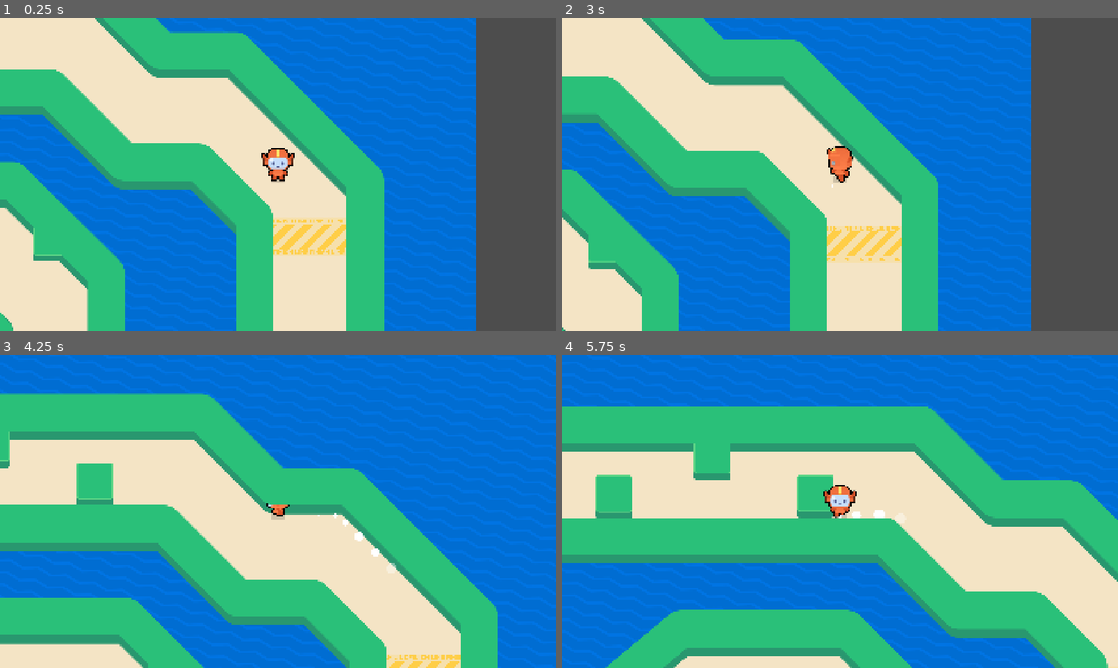
Above: before the commit, frames 1-4 (two rows, left to right).
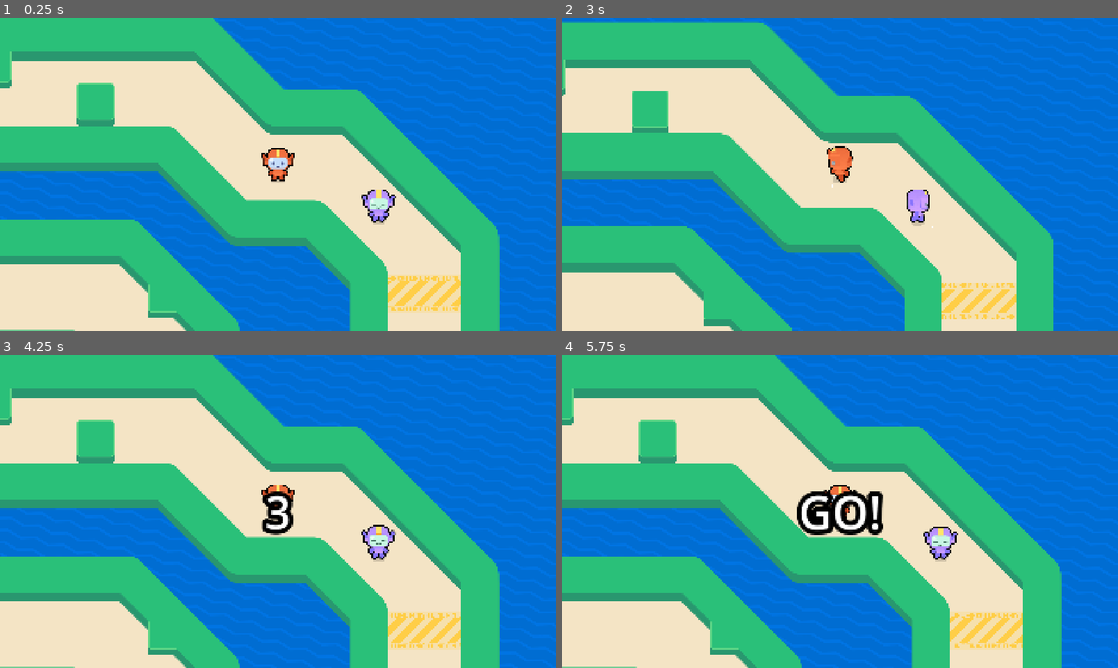
Above: after the commit, the same moments.

Repository: vilu350/M9-Top-Down-Movement
Game: Godot game, scene res://lessons/game.tscn
The game is run twice, just before and just after one commit, with the same random seed, the same clock (stepped at 60 frames per second) and the same inputs. The project has no main scene, so this scene is started directly.
Inputs (mouse positions are in pixels of both pictures, inside the frame that each line leads up to):
- Up to frame 1 (0.25 s): no input
- Up to frame 2 (3 s): tap Enter at 0.5 s; move the mouse to (962, 158) at 0.52 s; hold Right (move_right) 0.53-1.28 s; tap Z every 0.75 s from 0.6 to 2.85 s; click (962, 158) at 0.67 s; tap Space at 0.77, 1.52 s; move the mouse to (728, 190) at 1.27 s; hold Down (move_down) 1.28-2.03 s; click (728, 190) at 1.42 s; move the mouse to (895, 105) at 2.02 s; hold Right (move_right) 2.03-2.78 s; click (895, 105) at 2.17 s; move the mouse to (812, 237) at 2.77 s; hold Up (move_up) from 2.78 s (still down); click (812, 237) at 2.92 s
- Up to frame 3 (4.25 s): tap Space at 3.02, 3.77 s; move the mouse to (444, 558) at 3.52 s; release Up (move_up) at 3.53 s; hold Left (move_left) from 3.53 s (still down); tap Z at 3.6 s; click (444, 558) at 3.67 s
- Up to frame 4 (5.75 s): move the mouse to (673, 464) at 4.27 s; tap Z at 4.35, 5.1 s; click (673, 464) at 4.42 s; tap Space at 4.52 s; move the mouse to (867, 511) at 5.02 s; release Left (move_left) at 5.03 s; hold Down (move_down) from 5.03 s (still down); click (867, 511) at 5.17 s

The runs differ from the first frame. In frame 1, 59% of the frame differs, in the area x 0-100%, y 0-100%; in frame 2, 59%; in frame 3, 56%; in frame 4, 64%.

Commit message:
Finished M9L13

Diff:
--- a/lessons/bouncer.gd
+++ b/lessons/bouncer.gd
@@ -7,11 +7,19 @@
 
 @onready var _runner_visual: RunnerVisual = %RunnerVisualPurple
 @onready var _dust: GPUParticles2D = %Dust
+@onready var _hit_box: Area2D = %HitBox
+
+
+func _ready() -> void:
+	_hit_box.body_entered.connect(func(body: Node) -> void:
+		if body is Runner:
+			get_tree().reload_current_scene.call_deferred()
+	)
 
 
 func _physics_process(delta: float) -> void:
-	var direction := global_position.direction_to(get_global_mouse_position())
-	var distance := global_position.distance_to(get_global_mouse_position())
+	var direction := global_position.direction_to(get_global_player_position())
+	var distance := global_position.distance_to(get_global_player_position())
 	var speed := max_speed if distance > 100 else max_speed * distance / 100
 	var desired_velocity := direction * speed
 	velocity = velocity.move_toward(desired_velocity, acceleration * delta)
@@ -30,3 +38,7 @@
 	else:
 		_runner_visual.animation_name = RunnerVisual.Animations.IDLE
 		_dust.emitting = false
+
+
+func get_global_player_position() -> Vector2:
+	return get_tree().root.get_node("Game/Runner").global_position
--- a/lessons/bouncer.tscn
+++ b/lessons/bouncer.tscn
@@ -40,6 +40,9 @@
 [sub_resource type="ViewportTexture" id="ViewportTexture_cl8lt"]
 viewport_path = NodePath("SubViewport")
 
+[sub_resource type="CircleShape2D" id="CircleShape2D_o17vw"]
+radius = 38.0
+
 [node name="Bouncer" type="CharacterBody2D"]
 motion_mode = 1
 script = ExtResource("1_o17vw")
@@ -74,3 +77,10 @@
 material = SubResource("ShaderMaterial_x5rx3")
 position = Vector2(0, -55)
 texture = SubResource("ViewportTexture_cl8lt")
+
+[node name="HitBox" type="Area2D" parent="."]
+unique_name_in_owner = true
+
+[node name="CollisionShape2D" type="CollisionShape2D" parent="HitBox"]
+position = Vector2(0, -25)
+shape = SubResource("CircleShape2D_o17vw")
--- a/lessons/game.gd
+++ b/lessons/game.gd
@@ -1,8 +1,9 @@
 extends Node2D
 
 @onready var _finish_line: FinishLine = %FinishLine
+@onready var _count_down: CountDown = %CountDown
 @onready var _runner: Runner = %Runner
-@onready var _count_down: CountDown = %CountDown
+@onready var _bouncer: CharacterBody2D = %Bouncer
 
 
 func _ready() -> void:
@@ -31,3 +32,9 @@
 		func() -> void:
 			_runner.set_physics_process(true)
 	)
+
+	_bouncer.set_physics_process(false)
+	_count_down.counting_finished.connect(
+		func() -> void:
+			_bouncer.set_physics_process(true)
+	)
--- a/lessons/game.tscn
+++ b/lessons/game.tscn
@@ -1,9 +1,10 @@
-[gd_scene load_steps=10 format=3 uid="uid://c62bk8cggi6yq"]
+[gd_scene load_steps=11 format=3 uid="uid://c62bk8cggi6yq"]
 
 [ext_resource type="Script" uid="uid://b3ch6il2xt8bb" path="res://lessons/game.gd" id="1_48faf"]
 [ext_resource type="PackedScene" uid="uid://p75euy1gcr34" path="res://lessons/runner.tscn" id="1_yasw7"]
 [ext_resource type="PackedScene" uid="uid://l5vkm11cgaib" path="res://lessons/simple_obstacle.tscn" id="2_4o7yg"]
 [ext_resource type="Texture2D" uid="uid://5vl7p0xb7nd8" path="res://assets/circuit_background.png" id="3_gkp25"]
+[ext_resource type="PackedScene" uid="uid://budpgxkjtmw1f" path="res://lessons/bouncer.tscn" id="4_8c4bg"]
 [ext_resource type="PackedScene" uid="uid://ctfrkukdhiywq" path="res://lessons/circuit.tscn" id="4_sepuf"]
 [ext_resource type="PackedScene" uid="uid://xl56q8amb611" path="res://assets/finish_line/finish_line.tscn" id="5_sepuf"]
 [ext_resource type="Theme" uid="uid://cdcyvsn1fp8wa" path="res://assets/countdown/count_down_theme.tres" id="7_viysf"]
@@ -21,7 +22,11 @@
 
 [node name="Runner" parent="." instance=ExtResource("1_yasw7")]
 unique_name_in_owner = true
-position = Vector2(1234, -316)
+position = Vector2(838, -512)
+
+[node name="Bouncer" parent="." instance=ExtResource("4_8c4bg")]
+unique_name_in_owner = true
+position = Vector2(1185, -370)
 
 [node name="FinishLine" parent="." instance=ExtResource("5_sepuf")]
 unique_name_in_owner = true
Not shown: 1 places in lessons/bouncer.tscn that only renumber resources
